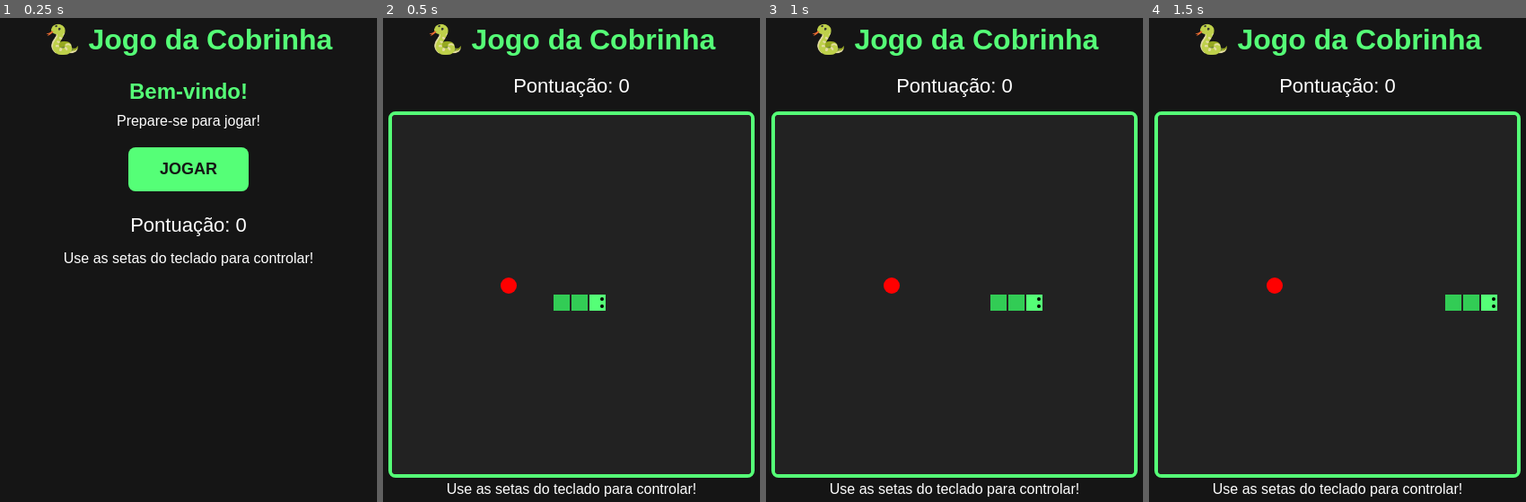
Above: before the commit, frames 1-4 (left to right).
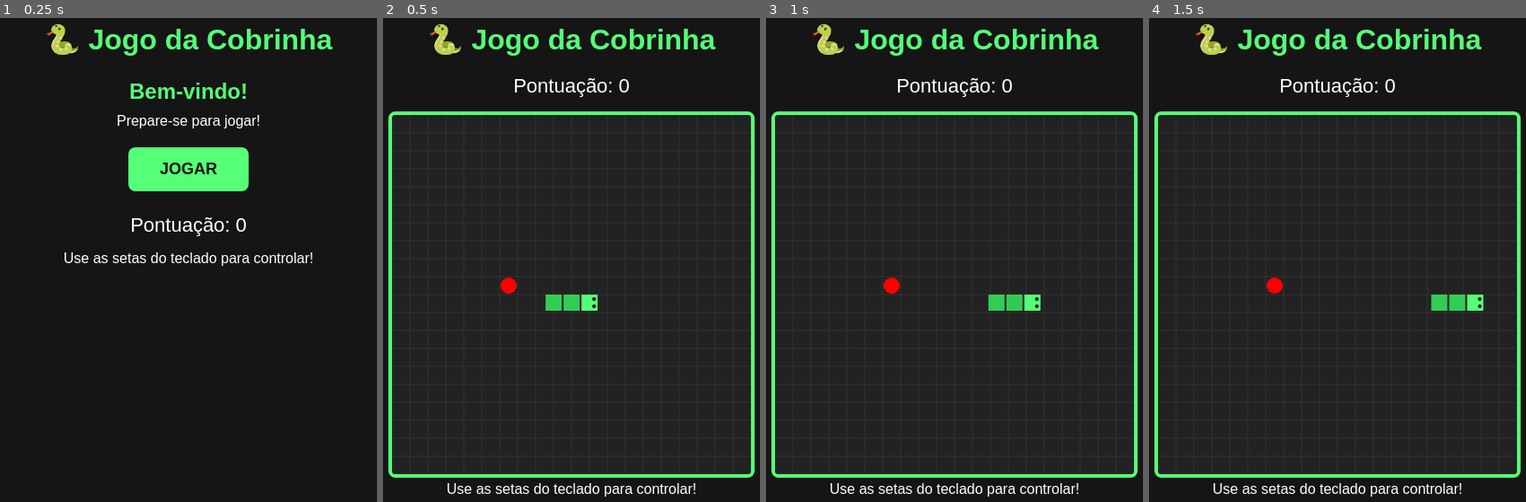
Above: after the commit, the same moments.

Repository: daviaaeixofree12-cloud/meu-jogo-da-cobrinha
Game: browser game, page index.html
Two runs of this game, one before a commit and one after it. Both use one fixed random seed, a clock stepped at 60 frames per second and the inputs below.
Inputs:
- Up to frame 1 (0.25 s): no input
- Up to frame 2 (0.5 s): click "JOGAR" at 0.27 s
- Up to frame 3 (1 s): no input
- Up to frame 4 (1.5 s): hold Right from 1.03 s (still down)

Frame 1 is identical in both runs. In frame 2, 0.3% of the frame differs, in the area x 43-60%, y 57-61%; in frame 3, 0.1%; in frame 4, 0.4%, in the area x 74-93%, y 57-61%.

Commit message:
update1
Refactor snake game logic to include animation and grid drawing.

Diff:
--- a/script.js
+++ b/script.js
@@ -23,6 +23,10 @@
 let pontos;
 let jogoAtivo = false;
 let intervalo;
+let cobrinhaAnterior = [];
+let inicioAnimacao = 0;
+let quadroAnimacao;
+const duracaoMovimento = 150;
 
 function iniciarJogo() {
     clearInterval(intervalo);
@@ -32,6 +36,8 @@
         { x: 180, y: 200 },
         { x: 160, y: 200 }
     ];
+    cobrinhaAnterior = cobrinha.map(parte => ({ ...parte }));
+inicioAnimacao = performance.now();
 
     direcao = "DIREITA";
     proximaDirecao = "DIREITA";
@@ -46,12 +52,11 @@
     criarComida();
 
     jogoAtivo = true;
-
-    musica.volume = 0.25;
-    musica.play();
-    tocarSom(somClique);
-
-    desenhar();
+animar();
+
+musica.volume = 0.25;
+musica.play();
+tocarSom(somClique);
 
     intervalo = setInterval(atualizar, 150);
 }
@@ -63,9 +68,26 @@
     };
 }
 
+
 function desenhar() {
     ctx.fillStyle = "#222";
     ctx.fillRect(0, 0, 400, 400);
+
+    // Grade do tabuleiro
+    ctx.strokeStyle = "#333";
+    ctx.lineWidth = 1;
+
+    for (let i = 0; i <= 400; i += 20) {
+        ctx.beginPath();
+        ctx.moveTo(i, 0);
+        ctx.lineTo(i, 400);
+        ctx.stroke();
+
+        ctx.beginPath();
+        ctx.moveTo(0, i);
+        ctx.lineTo(400, i);
+        ctx.stroke();
+    }
 
     // Comida
     ctx.fillStyle = "red";
@@ -73,24 +95,49 @@
     ctx.arc(comida.x + 10, comida.y + 10, 9, 0, Math.PI * 2);
     ctx.fill();
 
-    // Cobrinha
+    // Animação da cobrinha
+    const progresso = Math.min(
+        (performance.now() - inicioAnimacao) / duracaoMovimento,
+        1
+    );
+
     cobrinha.forEach((parte, index) => {
+        const anterior = cobrinhaAnterior[index] ||
+            cobrinhaAnterior[cobrinhaAnterior.length - 1] ||
+            parte;
+
+        const x = anterior.x + (parte.x - anterior.x) * progresso;
+        const y = anterior.y + (parte.y - anterior.y) * progresso;
+
         ctx.fillStyle = index === 0 ? "#55ff77" : "#32cc55";
 
         ctx.fillRect(
-            parte.x,
-            parte.y,
+            x,
+            y,
             tamanho - 2,
             tamanho - 2
         );
     });
 
-    desenharRostinho();
-}
-
-function desenharRostinho() {
-    const x = cobrinha[0].x;
-    const y = cobrinha[0].y;
+    const cabecaAnterior = cobrinhaAnterior[0] || cobrinha[0];
+
+const xCabeca = cabecaAnterior.x +
+    (cobrinha[0].x - cabecaAnterior.x) * progresso;
+
+const yCabeca = cabecaAnterior.y +
+    (cobrinha[0].y - cabecaAnterior.y) * progresso;
+
+desenharRostinho(xCabeca, yCabeca);
+}
+
+function animar() {
+    if (!jogoAtivo) return;
+
+    desenhar();
+    quadroAnimacao = requestAnimationFrame(animar);
+}
+
+function desenharRostinho(x, y) {
 
     ctx.fillStyle = "black";
 
@@ -145,7 +192,7 @@
         finalizarJogo();
         return;
     }
-
+    cobrinhaAnterior = cobrinha.map(parte => ({ ...parte }));
     cobrinha.unshift(cabeca);
 
     if (cabeca.x === comida.x && cabeca.y === comida.y) {
@@ -157,9 +204,9 @@
     } else {
         cobrinha.pop();
     }
-
-    desenhar();
-}
+    inicioAnimacao = performance.now();
+}
+
 
 function finalizarJogo() {
     jogoAtivo = false;
